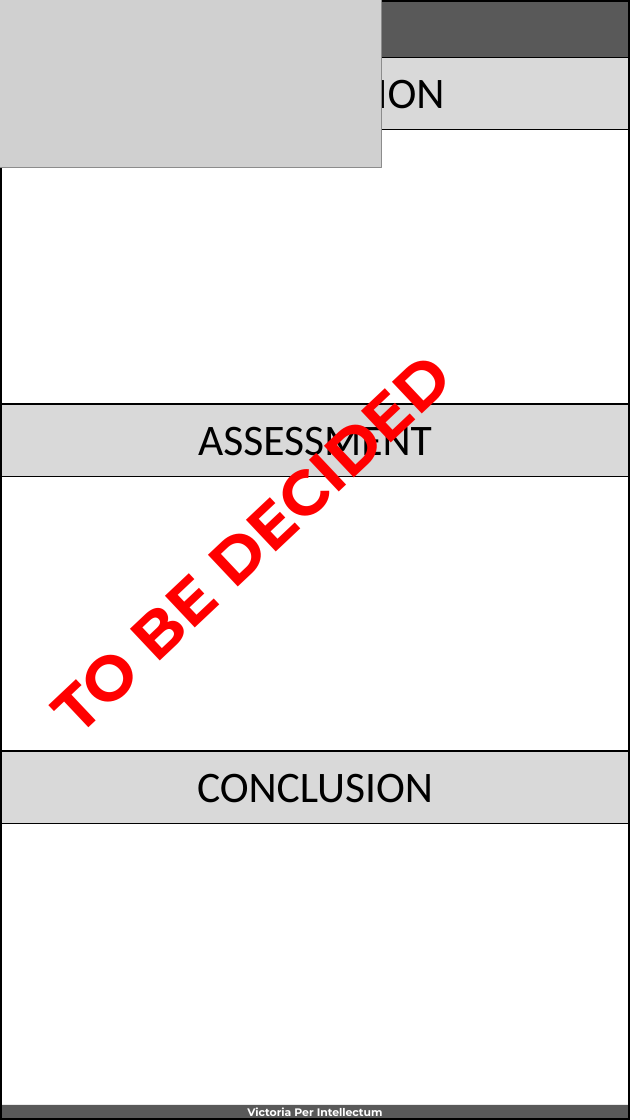
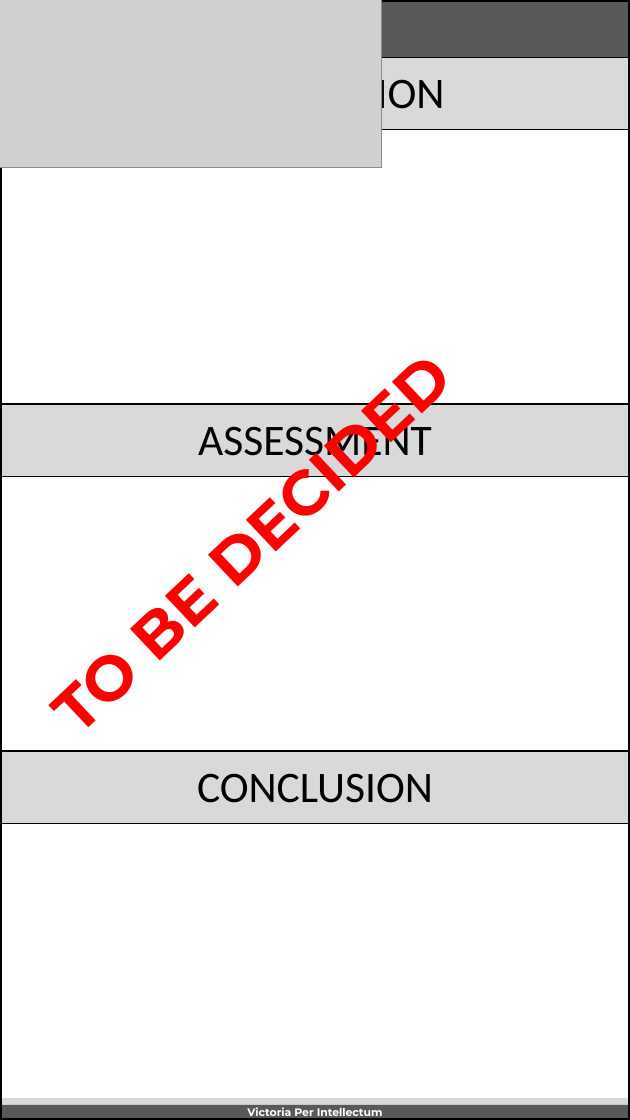
Before and after one commit to 132nd-vWing/VIS, a slide deck: slide 2 of VIS WORKSPACE/VIS INTSUM template.pptx. Drawn at 630x1120 pixels with LibreOffice and Linux fonts; fonts in the diff are those of the drawing; grey boxes stand for pictures; background and template pictures are left out. Boxes give left, top, right and bottom in pixels: in the first picture for what was removed or moved away, otherwise in the second. Text is boxed around its words. In the diff, an @@ line names an element or a change of style, - is before the commit and + after.

```diff
--- a/VIS WORKSPACE/VIS INTSUM template.pptx
+++ b/VIS WORKSPACE/VIS INTSUM template.pptx
@@ background #FFFFFF to #D9D9D9 @@
```
Also in this commit, not shown: 1 other slide changed, 1 slide added, 3 other files.
